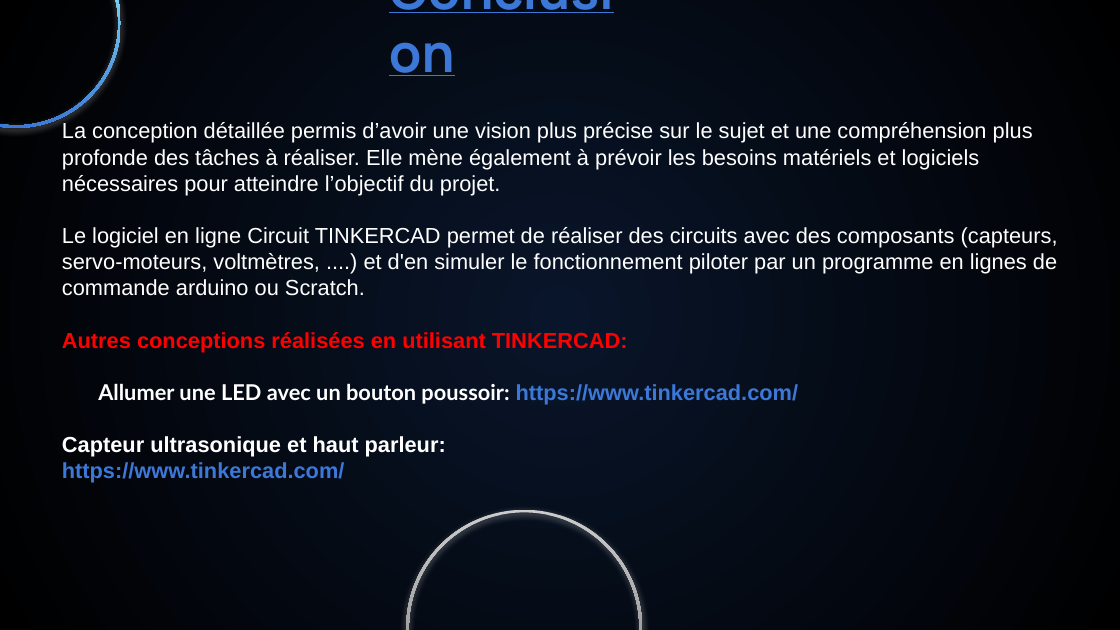
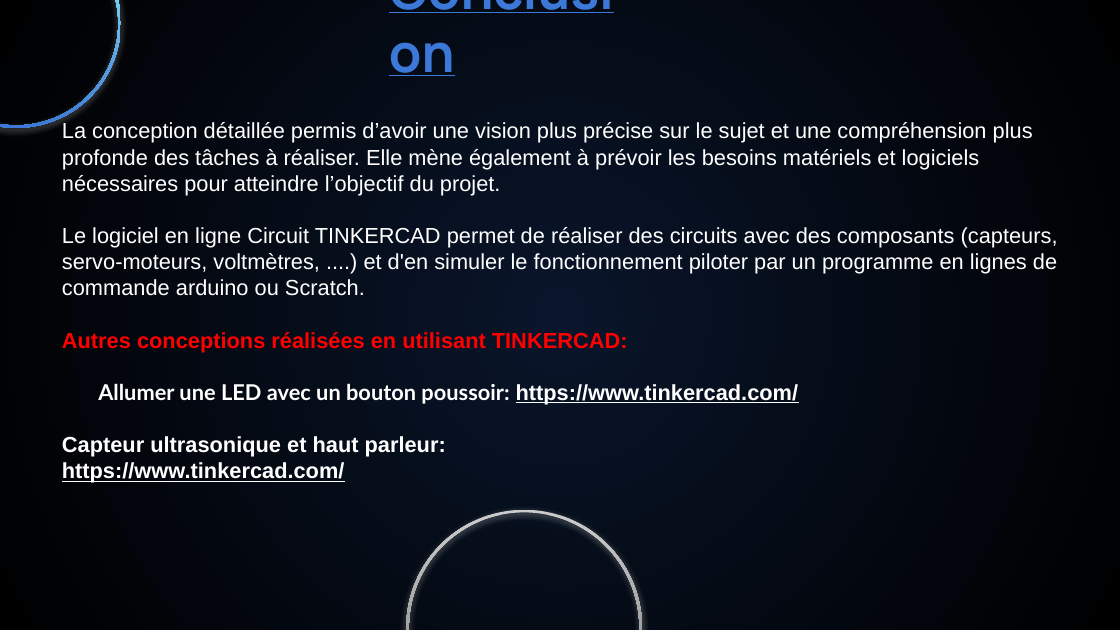
Before and after one commit to adamelakkaoui/autonomous-mobile-robot-tinkercad-c, a slide deck: slide 13 of presentations/mobile-robot-presentation-fr.pptx. Drawn at 1120x630 pixels with LibreOffice and Linux fonts; fonts in the diff are those of the drawing. Boxes give left, top, right and bottom in pixels: in the first picture for what was removed or moved away, otherwise in the second. Text is boxed around its words. In the diff, an @@ line names an element or a change of style, - is before the commit and + after.

```diff
--- a/presentations/mobile-robot-presentation-fr.pptx
+++ b/presentations/mobile-robot-presentation-fr.pptx
@@ subtitle at (62, 383, 799, 483): text colour #3C78D8 to #FFFFFF, underline on in "https://www.tinkercad.com/", "https://www.tinkercad.com/" @@
```
Also in this commit, not shown: 1 other slide changed.
